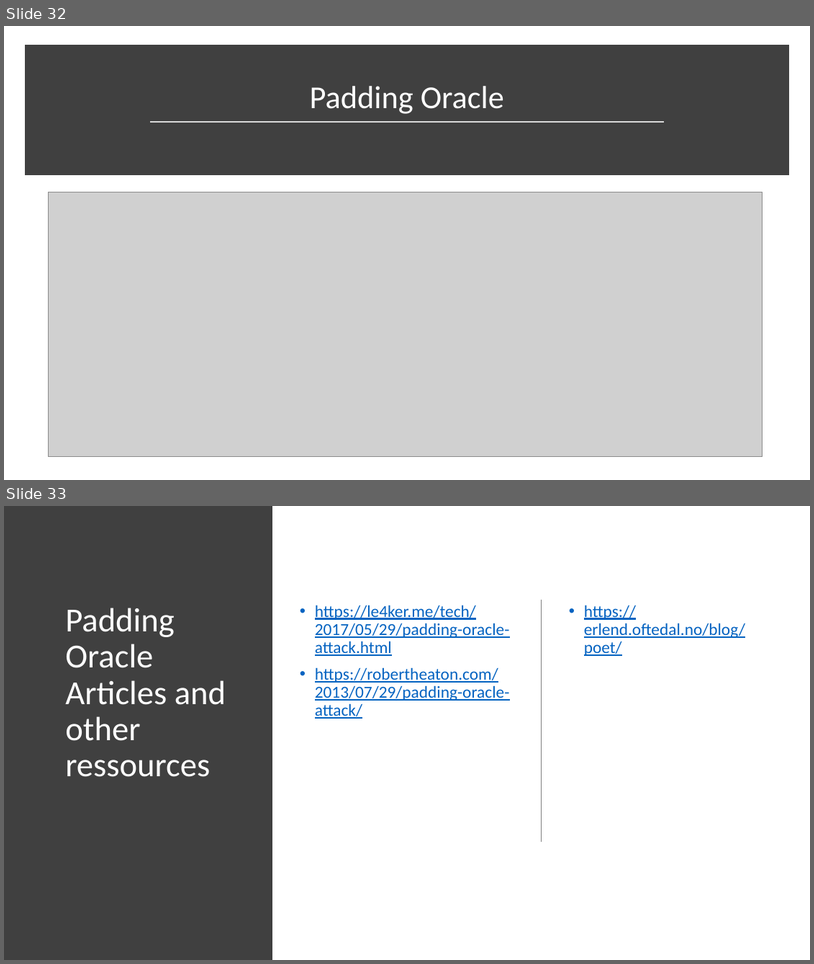
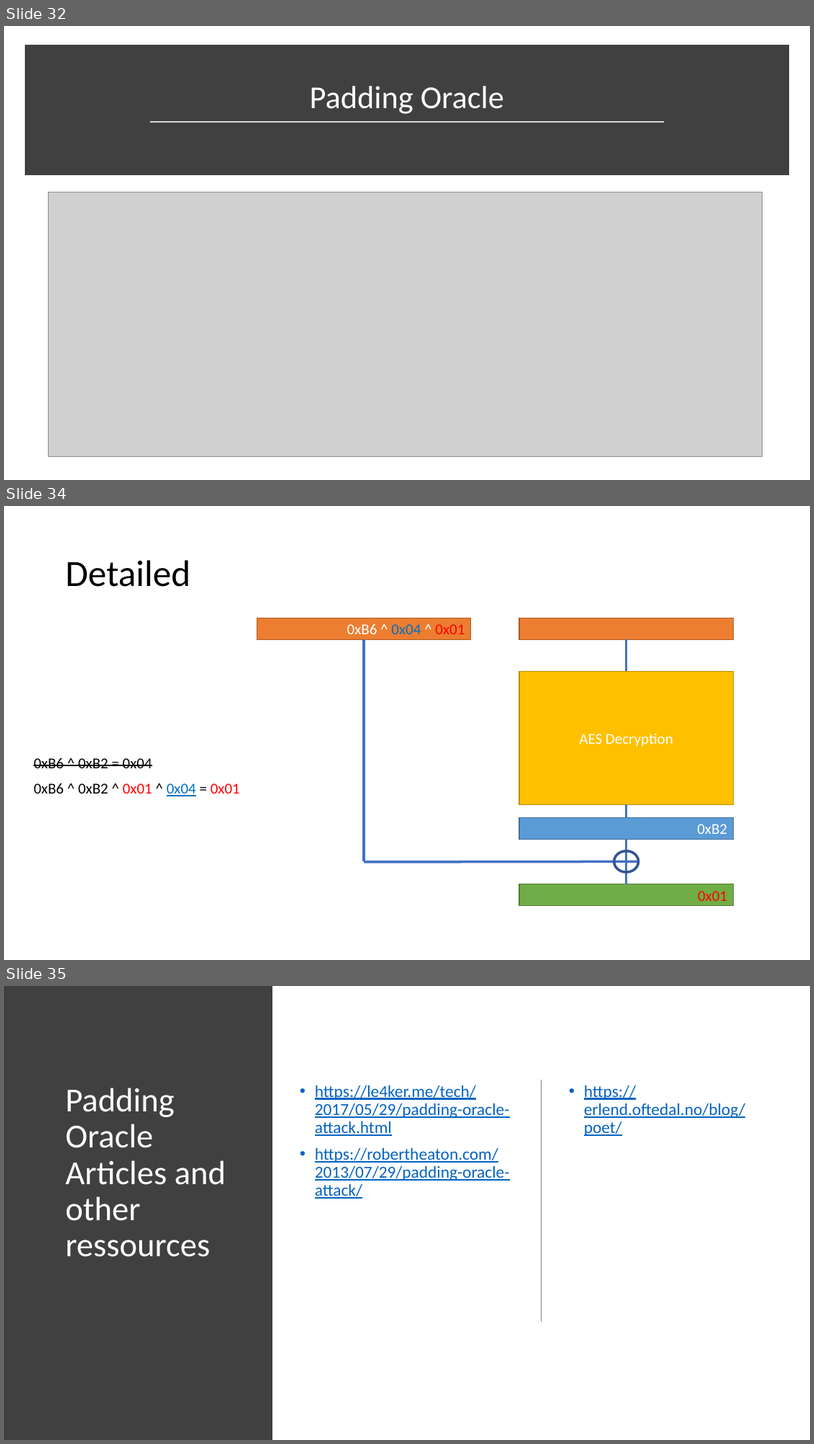
Before and after one commit to DoZ10/crypto, a slide deck: Breaking AES like a Bowsss !.pptx. Shown one above the other, each under a label of ours: slides 32 and 33 before the commit, slides 32, 34 and 35 after it; the slides between them are not shown. The pictures are 814x964 and 814x1444 pixels, drawn with LibreOffice and Linux fonts; fonts in the diff are those of the drawing; grey boxes stand for pictures. Boxes give left, top, right and bottom in pixels: in the first picture for what was removed or moved away, otherwise in the second. Text is boxed around its words. In the diff, an @@ line names an element or a change of style, - is before the commit and + after.

```diff
--- a/Breaking AES like a Bowsss !.pptx
+++ b/Breaking AES like a Bowsss !.pptx
@@ slide 34 added at [4, 506, 810, 960], background #FFFFFF @@
@@ title added at [65, 560, 190, 587], 44 pt, text #000000 @@
+Detailed
@@ rectangle added at [257, 618, 471, 640], fill #ED7D31, outline #AF5C24 1 pt, 18 pt, text #FFFFFF @@
+0xB6 ^ 0x04 ^ 0x01
@@ rectangle added at [520, 618, 733, 640], fill #ED7D31, outline #AF5C24 1 pt @@
@@ line added from (364, 640) to (364, 861), #4472C4 3 pt @@
@@ line added from (627, 640) to (627, 671), #4472C4 3 pt @@
@@ rectangle added at [520, 671, 733, 804], fill #FFC000, outline #BD8E00 1 pt, 18 pt, text #FFFFFF @@
+AES Decryption
@@ text added at [34, 757, 152, 768], 18 pt, text #000000, strikethrough @@
+0xB6 ^ 0xB2 = 0x04
@@ text added at [34, 782, 240, 796], 18 pt, text #000000 @@
+0xB6 ^ 0xB2 ^ 0x01 ^ 0x04 = 0x01
@@ line added from (627, 804) to (627, 883), #4472C4 3 pt @@
@@ rectangle added at [520, 818, 733, 839], fill #5B9BD5, outline #43739E 1 pt, 18 pt, text #FFFFFF @@
+0xB2
@@ ellipse added at [615, 851, 638, 872], outline #325491 3 pt @@
@@ line added from (364, 862) to (639, 861), #4472C4 3 pt @@
@@ rectangle added at [520, 883, 733, 906], fill #70AD47, outline #538035 1 pt, 18 pt, text #FF0000 @@
+0x01
@@ what was slide 33 is now slide 35 @@
```
Also in this commit, not shown: 3 slides changed, 1 other slide added, 3 other files.
